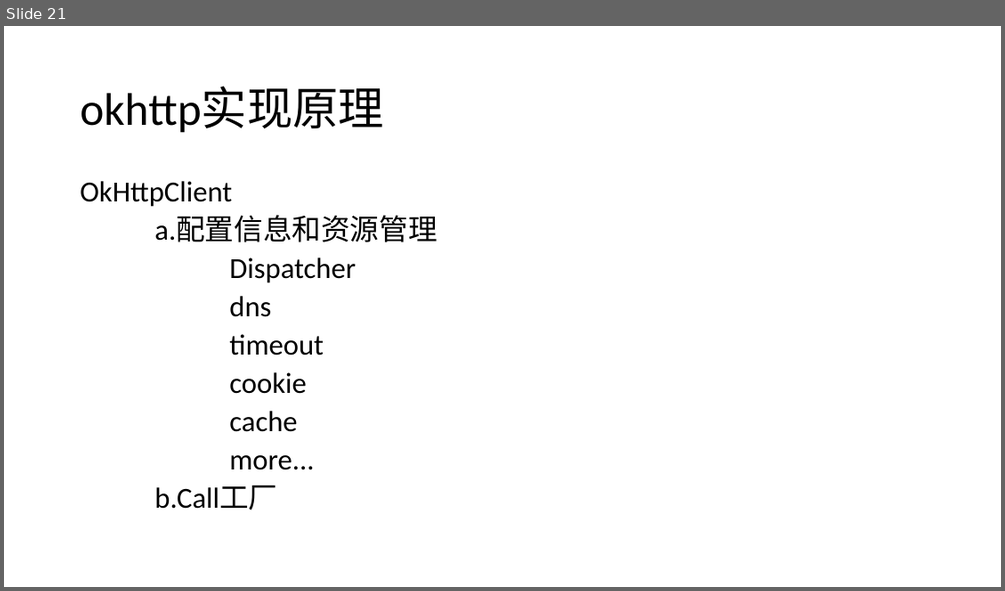
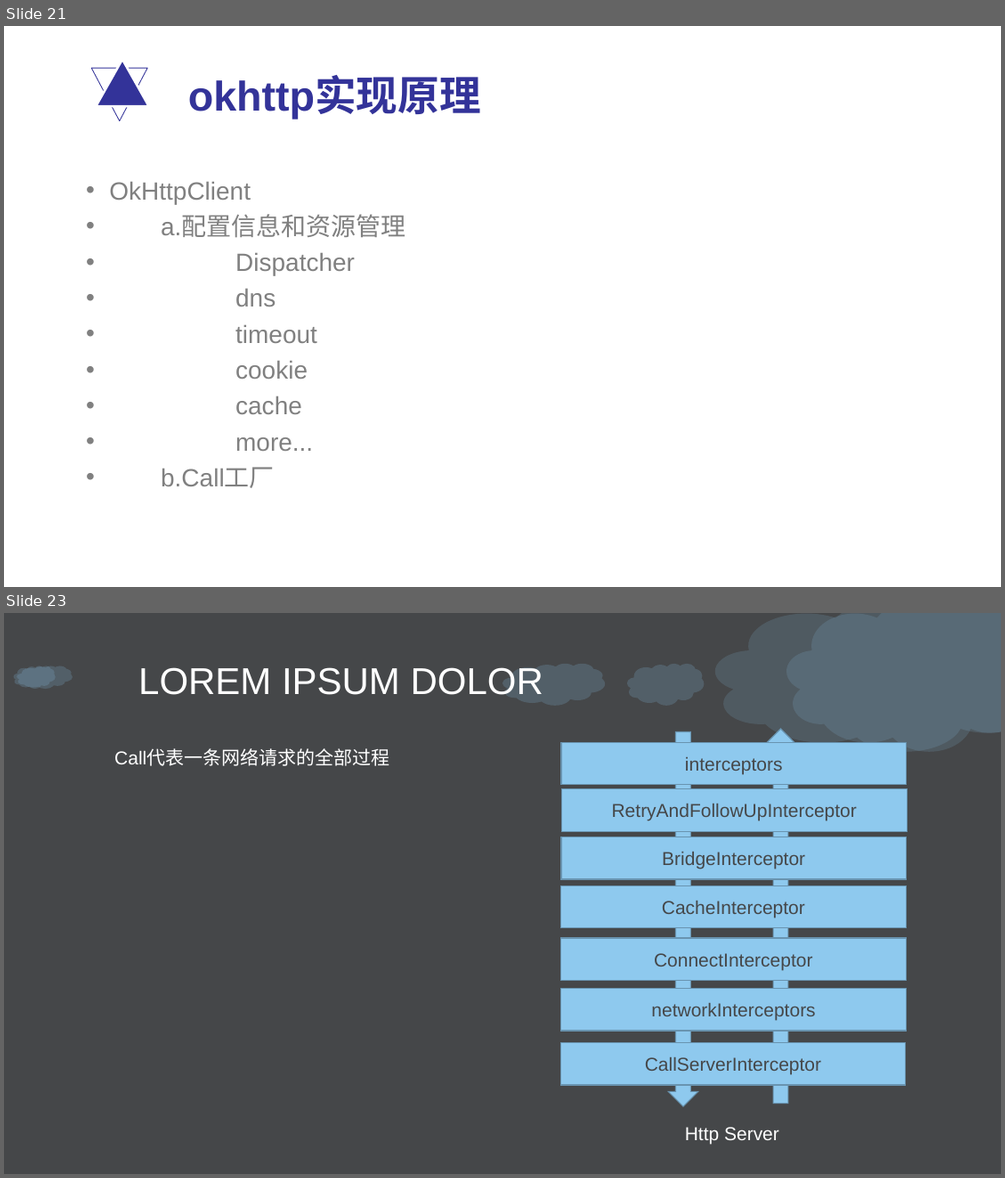
Before and after one commit to daisongsong1991/ppt, a slide deck: net_ppt.pptx. Shown one above the other, each under a label of ours: slide 21 before the commit, slides 21 and 23 after it; the slides between them are not shown. The pictures are 1005x591 and 1005x1178 pixels, drawn with LibreOffice and Linux fonts; fonts in the diff are those of the drawing; background and template pictures are left out. Boxes give left, top, right and bottom in pixels: in the first picture for what was removed or moved away, otherwise in the second. Text is boxed around its words. In the diff, an @@ line names an element or a change of style, - is before the commit and + after.

```diff
--- a/net_ppt.pptx
+++ b/net_ppt.pptx
@@ slide 23 added at (x1=4, y1=613, x2=1001, y2=1174), background picture (left out) @@
@@ freeform shape added at (x1=715, y1=613, x2=1001, y2=752), fill #8EC9EE at 15% opacity @@
@@ freeform shape added at (x1=787, y1=613, x2=1001, y2=752), fill #8EC9EE at 15% opacity @@
@@ cloud added at (x1=502, y1=663, x2=606, y2=705), fill #8EC9EE at 19% opacity @@
@@ cloud added at (x1=627, y1=663, x2=704, y2=705), fill #8EC9EE at 19% opacity @@
@@ cloud added at (x1=14, y1=666, x2=56, y2=689), fill #8EC9EE at 19% opacity @@
@@ cloud added at (x1=16, y1=666, x2=73, y2=689), fill #8EC9EE at 19% opacity @@
@@ text added at (x1=138, y1=667, x2=543, y2=695), 36 pt, text #FFFFFF @@
+LOREM IPSUM DOLOR
@@ rectangle added at (x1=561, y1=742, x2=906, y2=785), fill #8EC9EE, outline #6995B0 1 pt, 18 pt, text #454749 @@
+interceptors
@@ down arrow added at (x1=668, y1=732, x2=698, y2=1107), fill #8EC9EE, outline #6995B0 1 pt @@
@@ down arrow added at (x1=766, y1=729, x2=796, y2=1103), fill #8EC9EE, outline #6995B0 1 pt @@
@@ text added at (x1=114, y1=749, x2=389, y2=766), 18 pt, text #FFFFFF @@
+Call代表一条网络请求的全部过程
@@ rectangle added at (x1=562, y1=788, x2=907, y2=831), fill #8EC9EE, outline #6995B0 1 pt, 18 pt, text #454749 @@
+RetryAndFollowUpInterceptor
@@ rectangle added at (x1=561, y1=837, x2=906, y2=880), fill #8EC9EE, outline #6995B0 1 pt, 18 pt, text #454749 @@
+BridgeInterceptor
@@ rectangle added at (x1=561, y1=886, x2=906, y2=929), fill #8EC9EE, outline #6995B0 1 pt, 18 pt, text #454749 @@
+CacheInterceptor
@@ rectangle added at (x1=561, y1=938, x2=906, y2=981), fill #8EC9EE, outline #6995B0 1 pt, 18 pt, text #454749 @@
+ConnectInterceptor
@@ rectangle added at (x1=561, y1=989, x2=906, y2=1031), fill #8EC9EE, outline #6995B0 1 pt, 18 pt, text #454749 @@
+networkInterceptors
@@ rectangle added at (x1=560, y1=1043, x2=906, y2=1086), fill #8EC9EE, outline #6995B0 1 pt, 18 pt, text #454749 @@
+CallServerInterceptor
@@ text added at (x1=685, y1=1127, x2=779, y2=1143), 18 pt, text #FFFFFF @@
+Http Server
@@ slide 21 changed as well @@
@@ triangle added at (x1=91, y1=68, x2=147, y2=121), outline #333399 0.75 pt @@
@@ triangle added at (x1=96, y1=59, x2=149, y2=106), fill #333399, outline #FFFFFF 2.25 pt @@
@@ title "okhttp实现原理" moved from (x1=80, y1=87, x2=384, y2=133) to (x1=188, y1=78, x2=481, y2=119) @@
@@ title "okhttp实现原理" at (x1=188, y1=78, x2=481, y2=119): size 44 to 40 pt, font Calibri to Arial, text colour #000000 to #333399, bold on; line spacing 0.9 to 1 @@
@@ text "OkHttpClient" moved from (x1=80, y1=181, x2=437, y2=510) to (x1=109, y1=182, x2=405, y2=488) @@
@@ text "OkHttpClient" at (x1=109, y1=182, x2=405, y2=488): size 28 to 24 pt, font Calibri to Arial, text colour #000000 to #808080; bullet none to •; line spacing 0.8 to 1.2; less space between paragraphs @@
```
Also in this commit, not shown: 9 other slides changed, 13 other slides added, 13 slides removed, 1 other file.
